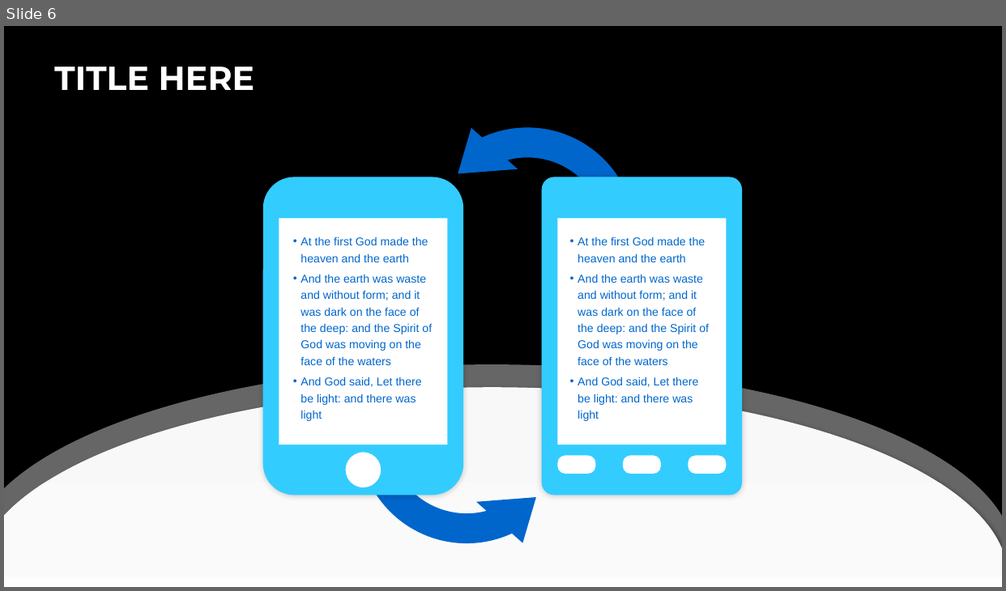
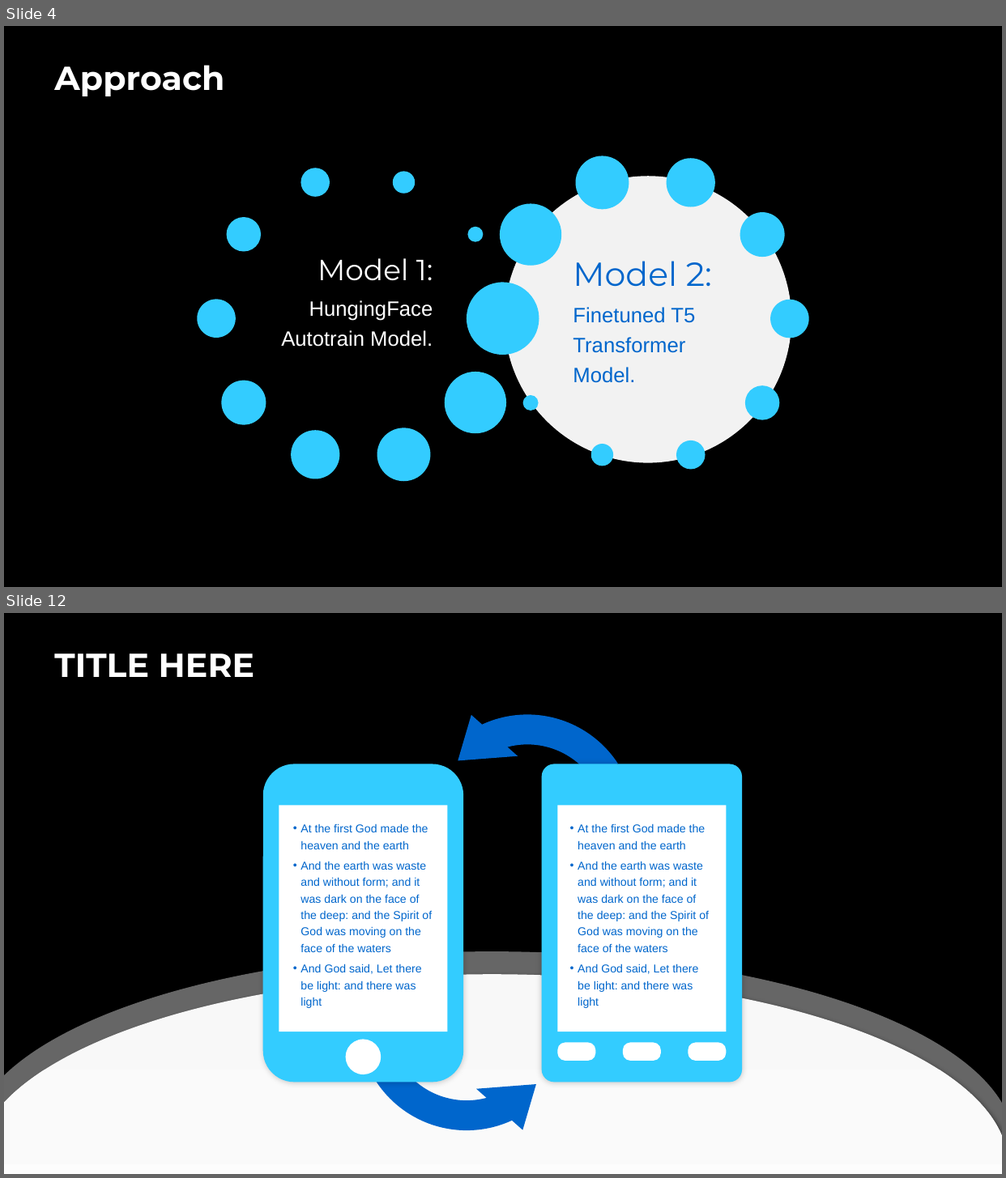
Before and after one commit to victorlifan/sone_title_generation, a slide deck: text_generate.pptx. Shown one above the other, each under a label of ours: slide 6 before the commit, slides 4 and 12 after it; the slides between them are not shown. The pictures are 1006x591 and 1006x1178 pixels, drawn with LibreOffice and Linux fonts; fonts in the diff are those of the drawing; background and template pictures are left out. Boxes give left, top, right and bottom in pixels: in the first picture for what was removed or moved away, otherwise in the second. Text is boxed around its words. In the diff, an @@ line names an element or a change of style, - is before the commit and + after.

```diff
--- a/text_generate.pptx
+++ b/text_generate.pptx
@@ slide 4 added at <box>4,26,1002,587</box>, background picture (left out) @@
@@ title added at <box>54,65,224,96</box>, 32 pt, text #FFFFFF, bold @@
+Approach
@@ ellipse added at <box>301,169,330,198</box>, fill #33CCFF @@
@@ ellipse added at <box>393,171,415,194</box>, fill #33CCFF @@
@@ ellipse added at <box>576,156,629,209</box>, fill #33CCFF @@
@@ ellipse added at <box>667,159,715,207</box>, fill #33CCFF @@
@@ ellipse added at <box>505,177,791,463</box>, fill #F2F2F2 @@
@@ ellipse added at <box>226,217,261,251</box>, fill #33CCFF @@
@@ ellipse added at <box>500,203,562,266</box>, fill #33CCFF @@
@@ ellipse added at <box>740,212,785,258</box>, fill #33CCFF @@
@@ ellipse added at <box>468,227,484,242</box>, fill #33CCFF @@
@@ text added at <box>281,258,433,347</box>, 20 pt, text #FFFFFF @@
+Model 1:
+HungingFace Autotrain Model.
@@ text added at <box>573,261,712,383</box>, 20 pt, text #0066CC @@
+Model 2:
+Finetuned T5 Transformer Model.
@@ ellipse added at <box>467,282,539,355</box>, fill #33CCFF @@
@@ ellipse added at <box>197,299,236,338</box>, fill #33CCFF @@
@@ ellipse added at <box>770,300,809,339</box>, fill #33CCFF @@
@@ ellipse added at <box>221,381,266,426</box>, fill #33CCFF @@
@@ ellipse added at <box>445,372,507,434</box>, fill #33CCFF @@
@@ ellipse added at <box>745,386,780,420</box>, fill #33CCFF @@
@@ ellipse added at <box>522,395,539,411</box>, fill #33CCFF @@
@@ ellipse added at <box>291,430,339,479</box>, fill #33CCFF @@
@@ ellipse added at <box>377,428,430,481</box>, fill #33CCFF @@
@@ ellipse added at <box>591,444,613,466</box>, fill #33CCFF @@
@@ ellipse added at <box>676,441,705,470</box>, fill #33CCFF @@
@@ what was slide 6 is now slide 12 @@
```
Also in this commit, not shown: 2 slides changed, 5 other slides added, 1 other file.
